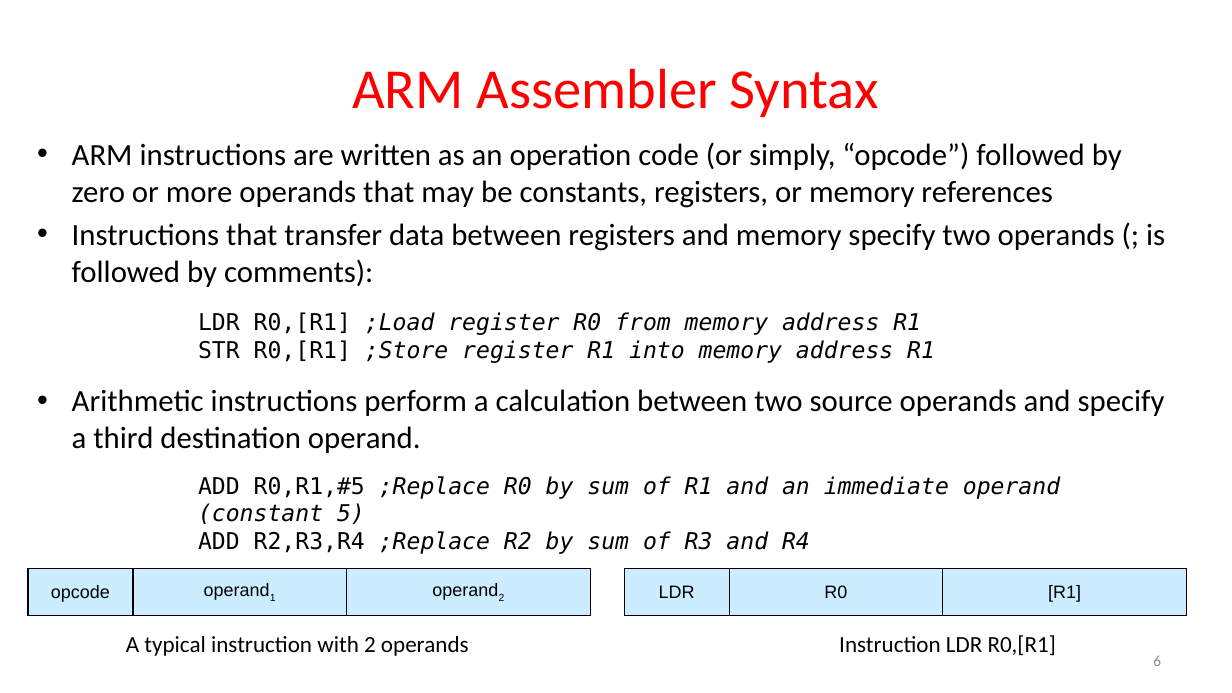
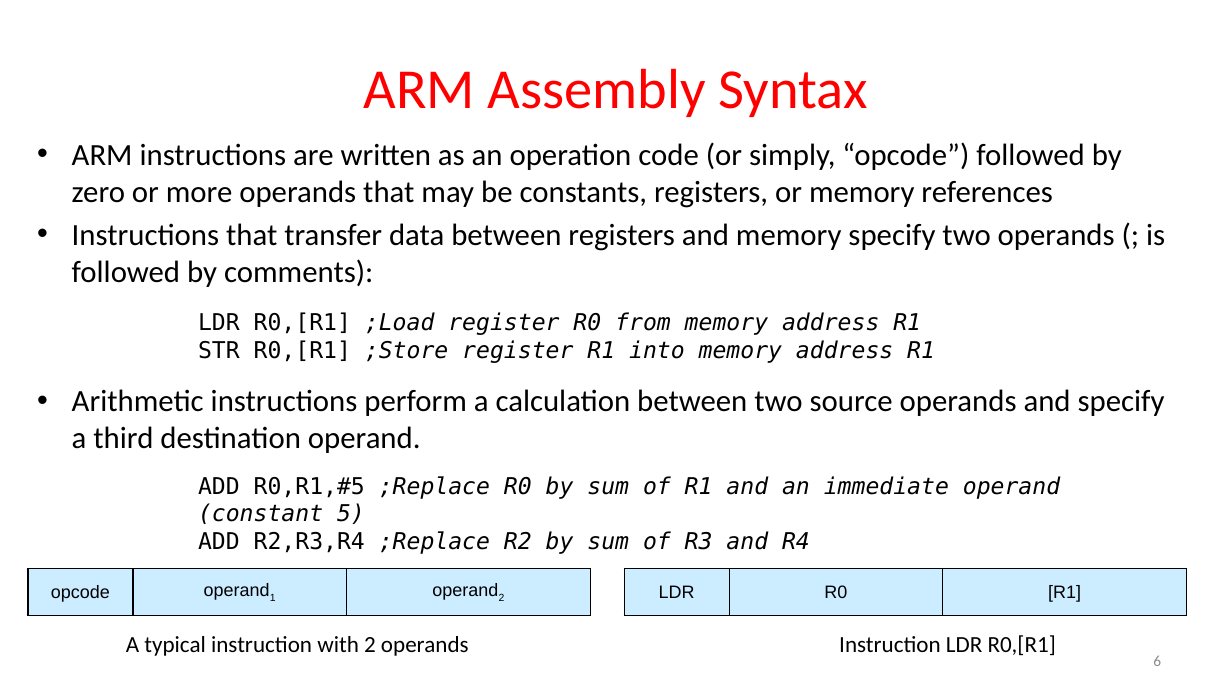
Before and after one commit to guhofstra/CSC111Fa25, a slide deck: slide 6 of PPTs/L3 DataManipulation.pptx. Drawn at 1232x693 pixels with LibreOffice and Linux fonts; fonts in the diff are those of the drawing. Boxes give left, top, right and bottom in pixels: in the first picture for what was removed or moved away, otherwise in the second. Text is boxed around its words. In the diff, an @@ line names an element or a change of style, - is before the commit and + after.

```diff
--- a/PPTs/L3 DataManipulation.pptx
+++ b/PPTs/L3 DataManipulation.pptx
@@ title at bbox=[363, 68, 868, 117]: text changed @@
-ARM Assembler Syntax
+ARM Assembly Syntax
```
Also in this commit, not shown: 11 other slides changed, 1 slide removed, 1 other file.
